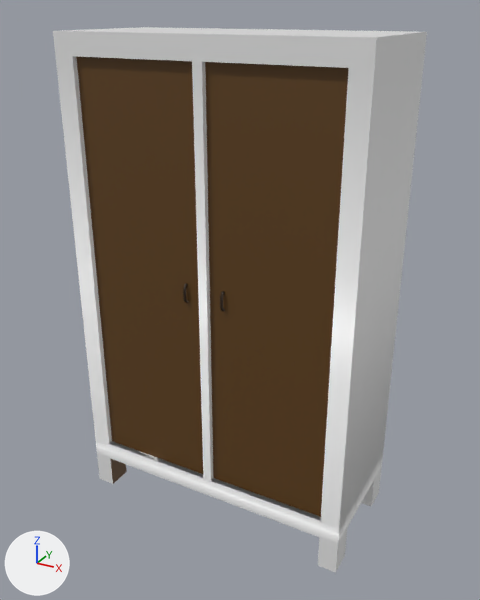
The FBX model Assets/Models/Armario.fbx as it was, and as the next commit left it.
Rendered twice from a camera (50 mm lens) standing at (4.85, -8.66, 4.0) and looking at (0.06, 0.04, -0.35). Arrows for +X, +Y and +Z are at lower left; the lights stay in place. Where no turn or scale is listed for an object, it has been applied to the vertices. Vertices at the same position are counted once.

Script lines for the objects in view, before the commit:
```python
mat_armario_madera = principled_material('Armario-Madera')
mat_armario_madera.base_color = (0.8, 0.8, 0.8)  # white #e7e7e7
mat_armario_madera.roughness = 0.4
me_cube = bpy.data.meshes.new('Cube')
me_cube.from_pydata(...)  # 704 vertices, 675 faces; spans x -2.38..2.37, y -1.01..1.15, z -4.15..3.7
# faces by material slot: [102, 3, 570]
me_cube.materials.append(mat_armario_madera)  # white #e7e7e7
me_cube.materials.append(mat_armario_madera_puertas)  # brown #5e3f16
me_cube.materials.append(mat_armario_madera_manijas)  # brown #2c1902
ob_armario = bpy.data.objects.new('Armario', me_cube)
ob_armario.location = (0.0, 0.0, 0.0)
```
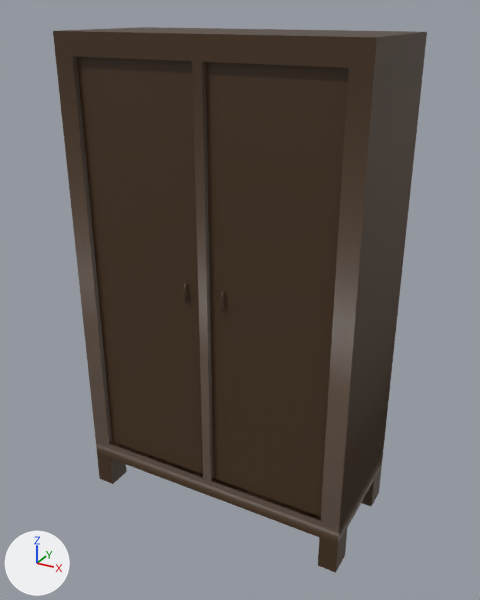
Pixel boxes (x1, y1, x2, y2) of what changed, in the pictures (480 x 600 px):
```json
{"object": "Armario", "change": "recoloured", "before": [53, 27, 427, 573], "after": [53, 27, 427, 573]}
{"part": 1, "of": "me_cube", "change": "recoloured", "before": [76, 56, 348, 517], "after": [76, 56, 348, 517]}
```

Edits to the scene script, one JSON object a line:
```json
{"op": "set", "path": "mat_armario_madera.base_color", "old": "(0.8, 0.8, 0.8)", "new": "(0.0607, 0.0311, 0.0122)", "note": "white #e7e7e7 -> brown #46311d"}
{"block": "me_cube", "where": "me_cube.from_pydata(...)  # 704 vertices, 675 faces; spans x -2.38..2.37, y -1.01..1.15, z -4.15..3.7"}
{"block": "me_cube", "where": "# used by ob_armario; location = (0.0, 0.0, 0.0)"}
{"op": "remove", "block": "me_cube", "code": "me_cube.materials.append(mat_armario_madera_manijas)  # brown #2c1902"}
{"block": "me_cube", "change": "me_cube part 1: all 3 faces that had it switch from mat_armario_madera_puertas (brown #5e3f16) to mat_armario_madera (brown #46311d)"}
```
